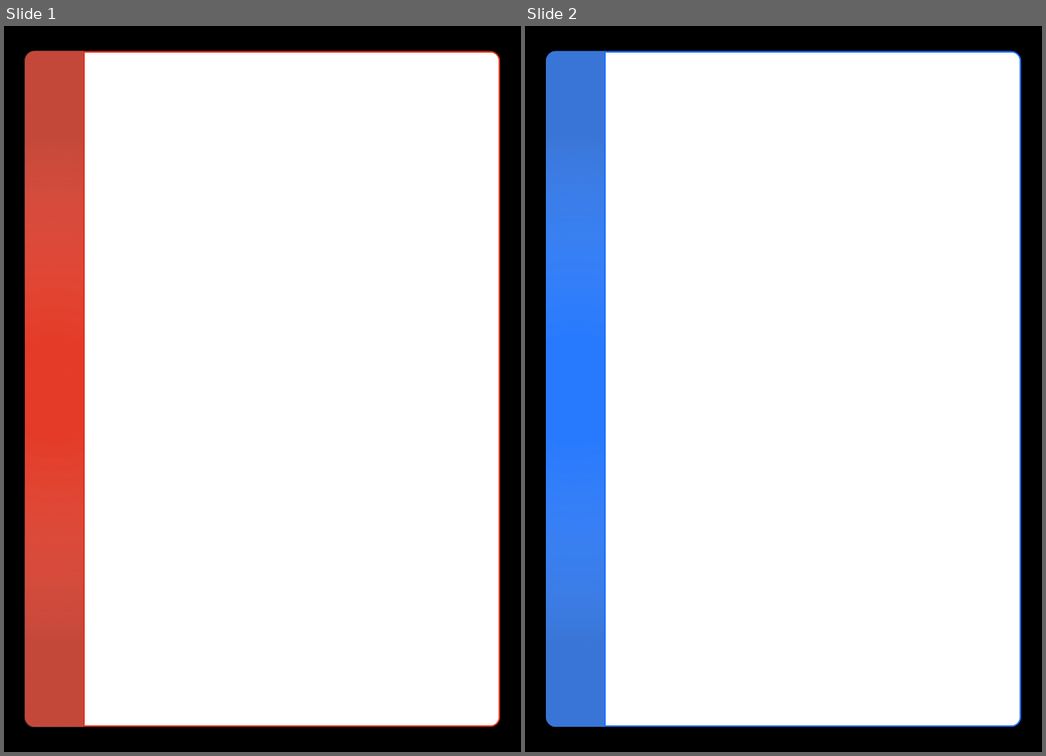
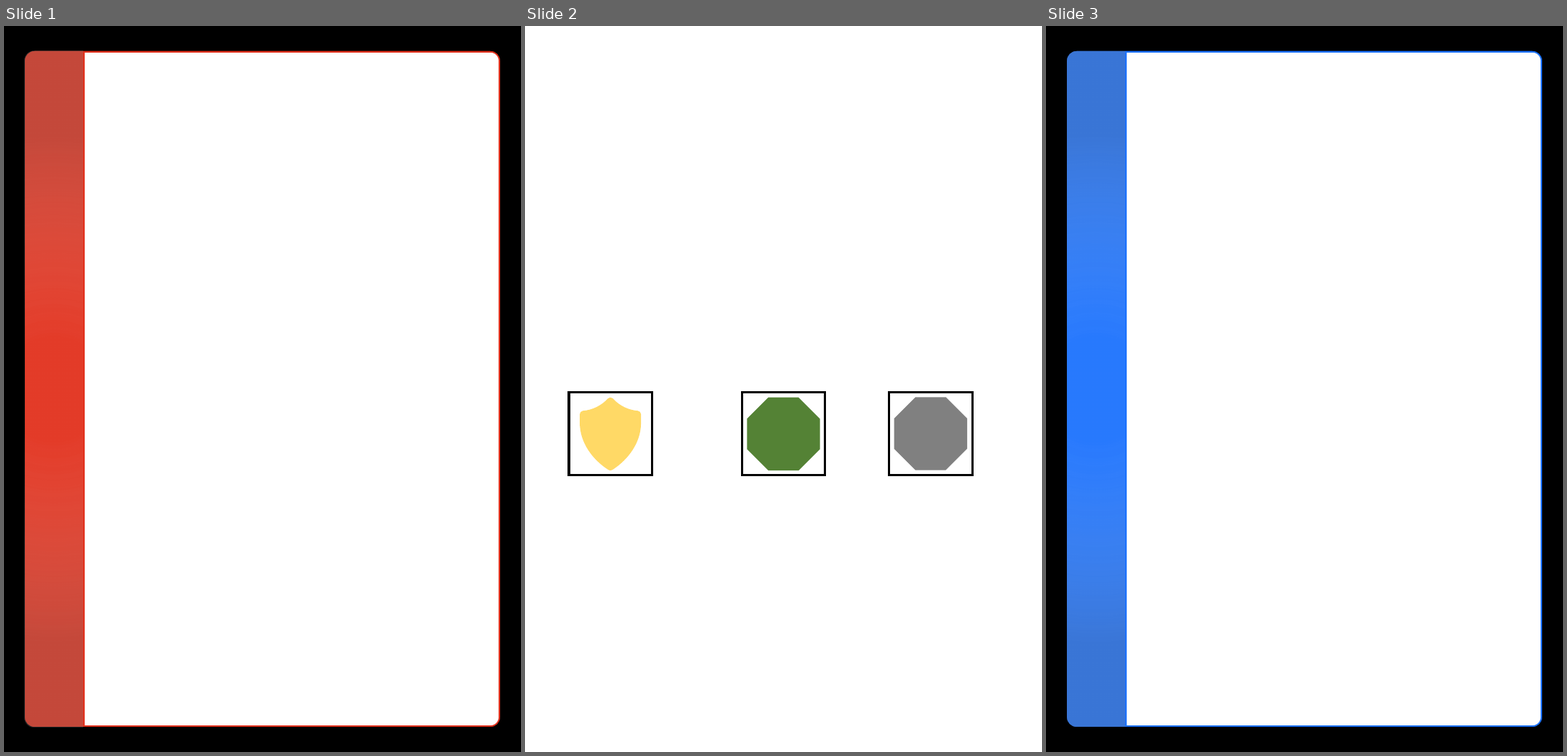
Before and after one commit to GK-23a/GK-EX, a slide deck: old_version/office实卡生成源文件/角色 - 副本.pptx. Shown side by side, each under a label of ours: slides 1 and 2 before the commit, slides 1, 2 and 3 after it. The pictures are 1046x756 and 1567x756 pixels, drawn with LibreOffice and Linux fonts; fonts in the diff are those of the drawing. Boxes give left, top, right and bottom in pixels: in the first picture for what was removed or moved away, otherwise in the second. Text is boxed around its words. In the diff, an @@ line names an element or a change of style, - is before the commit and + after.

```diff
--- a/old_version/office实卡生成源文件/角色 - 副本.pptx
+++ b/old_version/office实卡生成源文件/角色 - 副本.pptx
@@ slide 2 added at bbox=[525, 26, 1042, 752], background #FFFFFF @@
@@ rectangle added at bbox=[569, 392, 652, 475], outline #000000 3 pt @@
@@ rectangle added at bbox=[742, 392, 825, 475], outline #000000 3 pt @@
@@ rectangle added at bbox=[889, 392, 972, 475], outline #000000 3 pt @@
@@ freeform shape added at bbox=[580, 398, 642, 470], fill #FFD966 @@
@@ octagon added at bbox=[747, 398, 820, 470], fill #548235 @@
@@ octagon added at bbox=[894, 397, 967, 470], fill #808080 @@
@@ what was slide 2 is now slide 3 @@
```
Also in this commit, not shown: 12 other files.
